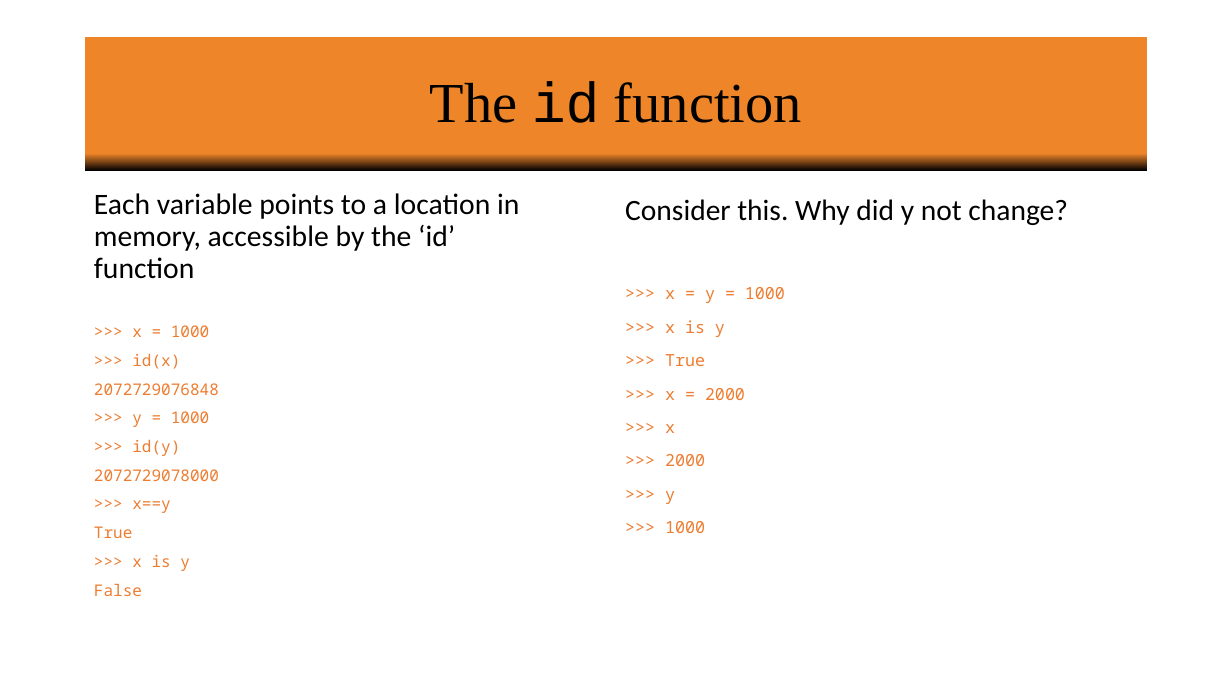
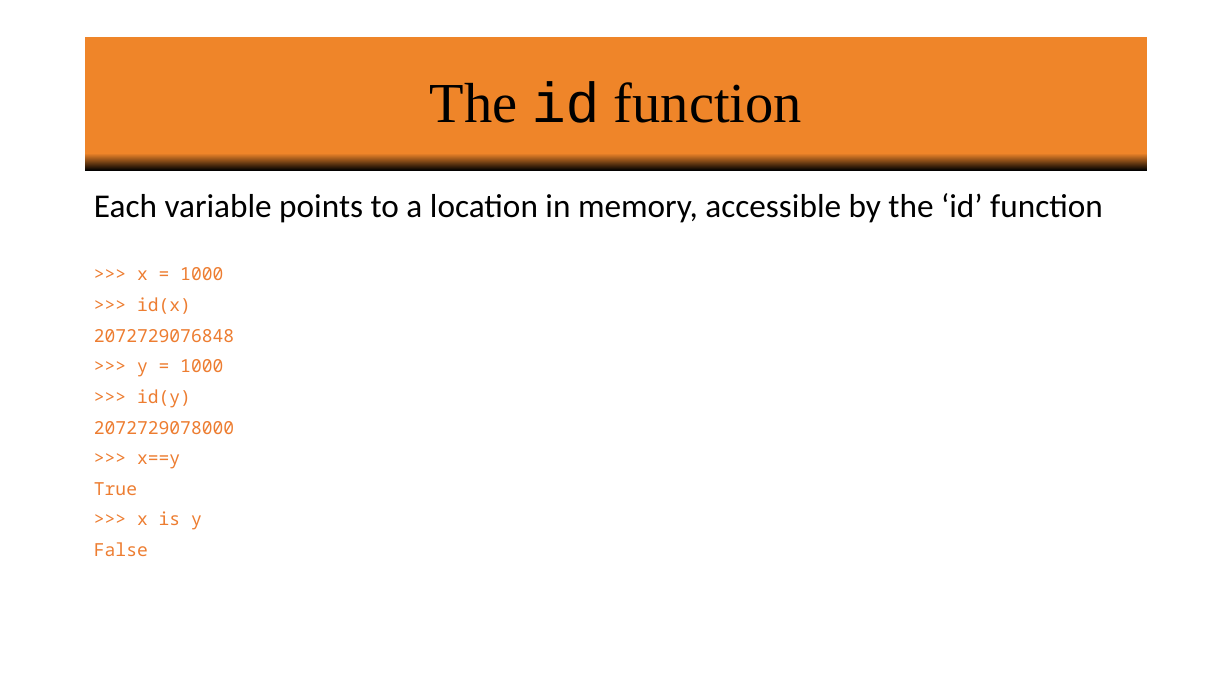
Before and after one commit to vineetbansal/Learning-Python, a slide deck: slide 9 of powerpoint/01 Variables_Operators_Logic_Math.pptx. Drawn at 1232x693 pixels with LibreOffice and Linux fonts; fonts in the diff are those of the drawing; background and template pictures are left out. Boxes give left, top, right and bottom in pixels: in the first picture for what was removed or moved away, otherwise in the second. Text is boxed around its words. In the diff, an @@ line names an element or a change of style, - is before the commit and + after.

```diff
--- a/powerpoint/01 Variables_Operators_Logic_Math.pptx
+++ b/powerpoint/01 Variables_Operators_Logic_Math.pptx
@@ text "Each variable points to a ..." at (94,193,1103,556): size 23.1 to 25.9 pt in "Each variable points to a location in ..."; size 12.5 to 14 pt in ">>> x = 1000", ">>> id(x)", "2072729076848", ">>> y = 1000" and 6 more places @@
@@ text removed at (625,199,1068,533) @@
-Consider this. Why did y not change?
->>> x = y = 1000
->>> x is y
->>> True
->>> x = 2000
->>> x
->>> 2000
->>> y
->>> 1000
```
Also in this commit, not shown: 12 other slides changed, 1 other file.
